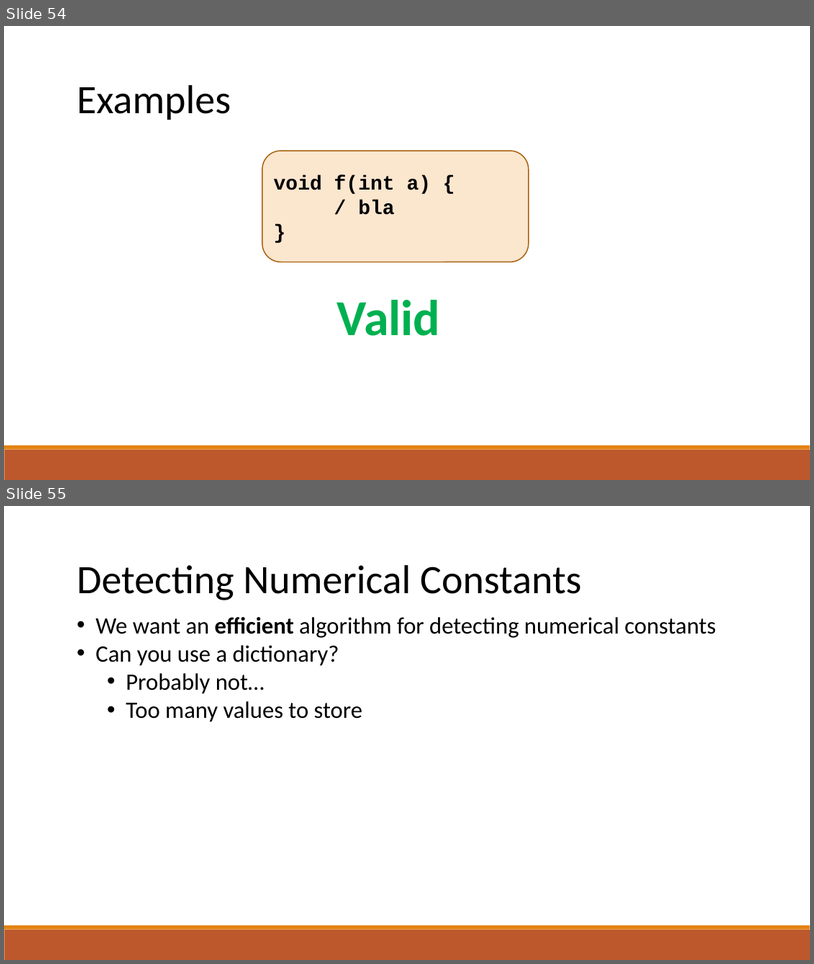
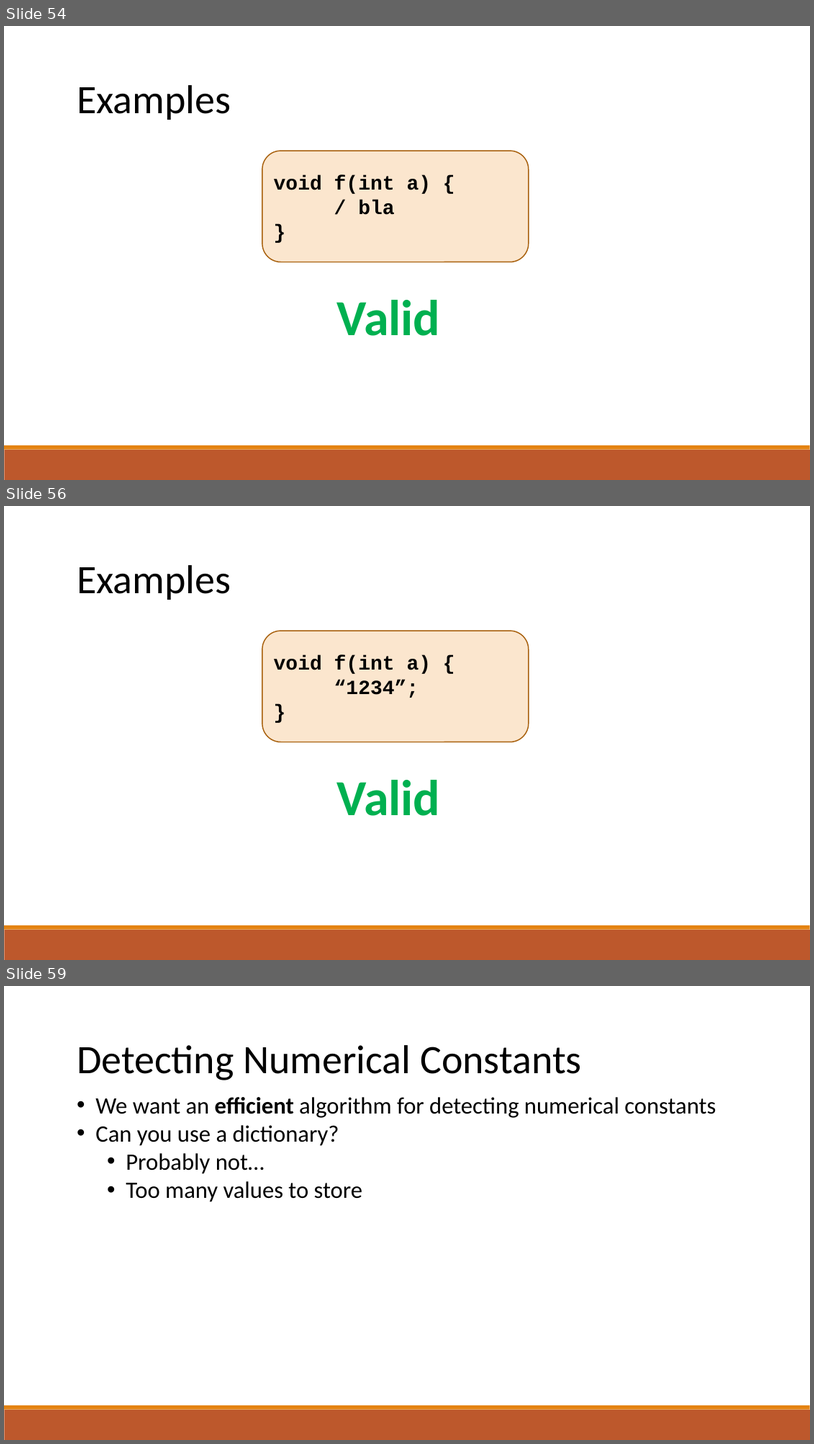
Before and after one commit to raghadzeidan/COMPILATION_TAU_FOR_STUDENTS, a slide deck: new_slides/lexical_analysis.pptx. Shown one above the other, each under a label of ours: slides 54 and 55 before the commit, slides 54, 56 and 59 after it; the slides between them are not shown. The pictures are 814x964 and 814x1444 pixels, drawn with LibreOffice and Linux fonts; fonts in the diff are those of the drawing. Boxes give left, top, right and bottom in pixels: in the first picture for what was removed or moved away, otherwise in the second. Text is boxed around its words. In the diff, an @@ line names an element or a change of style, - is before the commit and + after.

```diff
--- a/new_slides/lexical_analysis.pptx
+++ b/new_slides/lexical_analysis.pptx
@@ slide 56 added at [4,506,810,960], background #FFFFFF; not listed: 2 template elements that a slide beside it also shows @@
@@ text added at [77,565,231,600], 48 pt, text #000000 @@
+Examples
@@ rounded rectangle added at [262,631,528,742], fill #FBE6CE, outline #A9610D 1.25 pt, 24 pt, text #000000, bold @@
+void f(int a) {
+“1234”;
+}
@@ text added at [337,780,441,816], 60 pt, text #00B050, bold @@
+Valid
@@ what was slide 55 is now slide 59 @@
```
Also in this commit, not shown: 4 slides changed, 3 other slides added, 1 other file.
